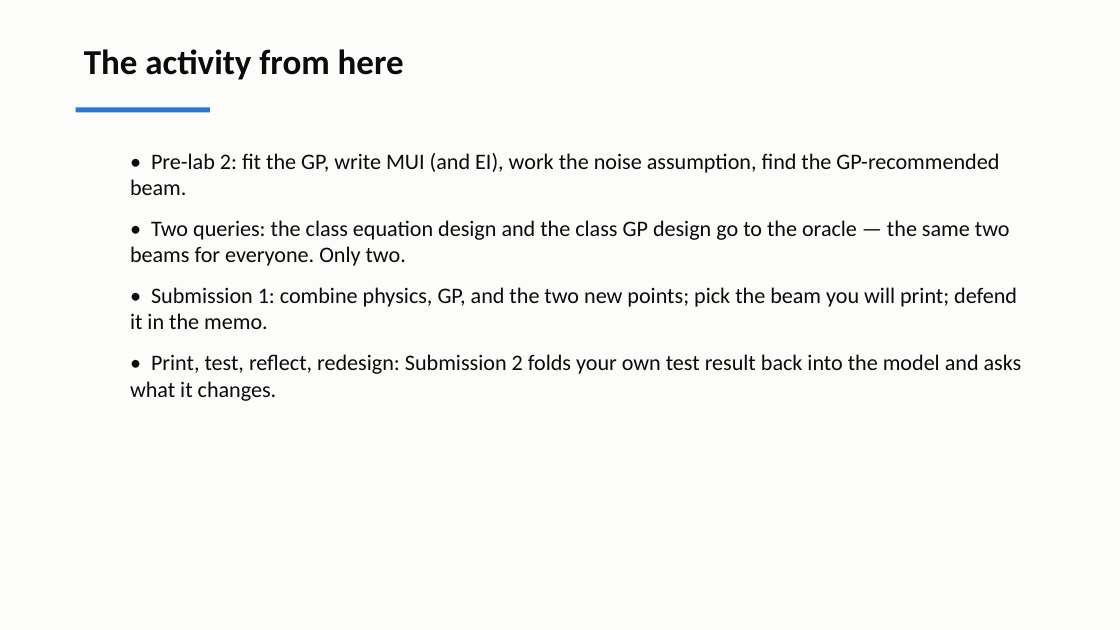
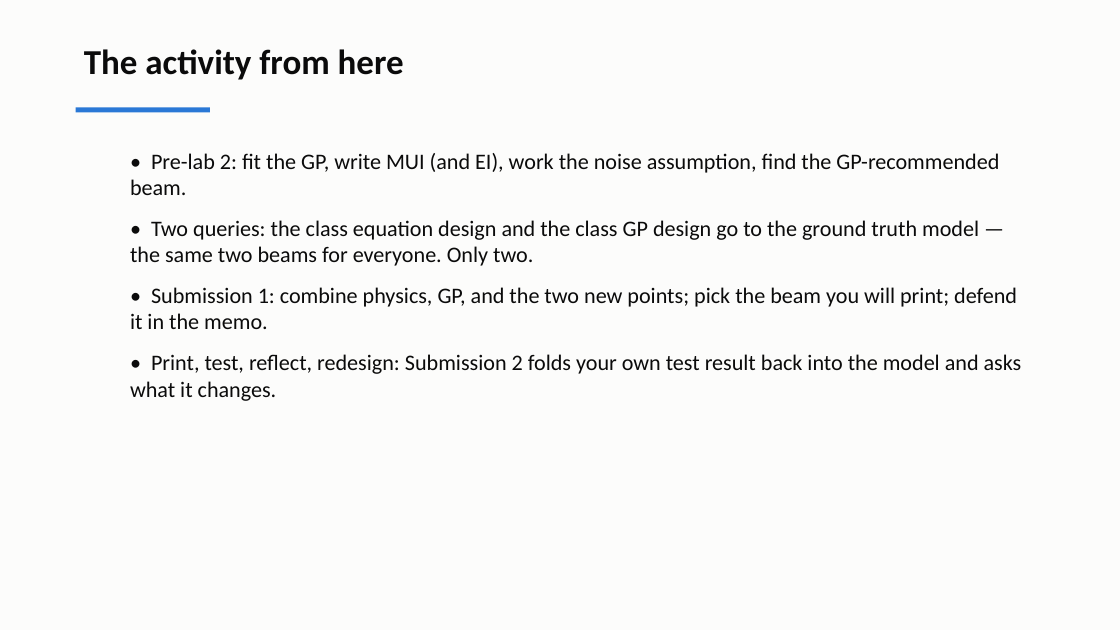
Before and after one commit to andrewvoss8-boop/core-me-data-science-activities-public, a slide deck: slide 21 of me323/Module1_drafts/ME323_Module1_Lecture2.pptx. Drawn at 1120x630 pixels with LibreOffice and Linux fonts; fonts in the diff are those of the drawing. Boxes give left, top, right and bottom in pixels: in the first picture for what was removed or moved away, otherwise in the second. Text is boxed around its words. In the diff, an @@ line names an element or a change of style, - is before the commit and + after.

```diff
--- a/me323/Module1_drafts/ME323_Module1_Lecture2.pptx
+++ b/me323/Module1_drafts/ME323_Module1_Lecture2.pptx
@@ text at (130,220,979,266): text changed @@
-  • Two queries: the class equation design and the class GP design go to the oracle — the same two beams for everyone. Only two.
+  • Two queries: the class equation design and the class GP design go to the ground truth model — the same two beams for everyone. Only two.
```
Also in this commit, not shown: 3 other slides changed, 20 other files.
